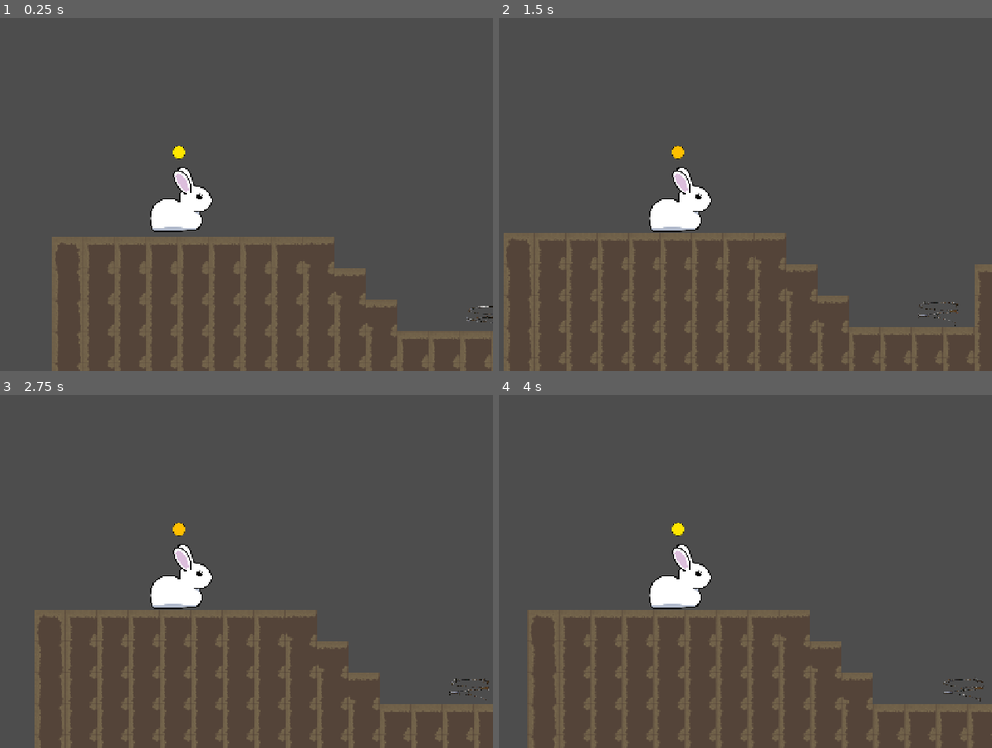
Above: before the commit, frames 1-4 (two rows, left to right).
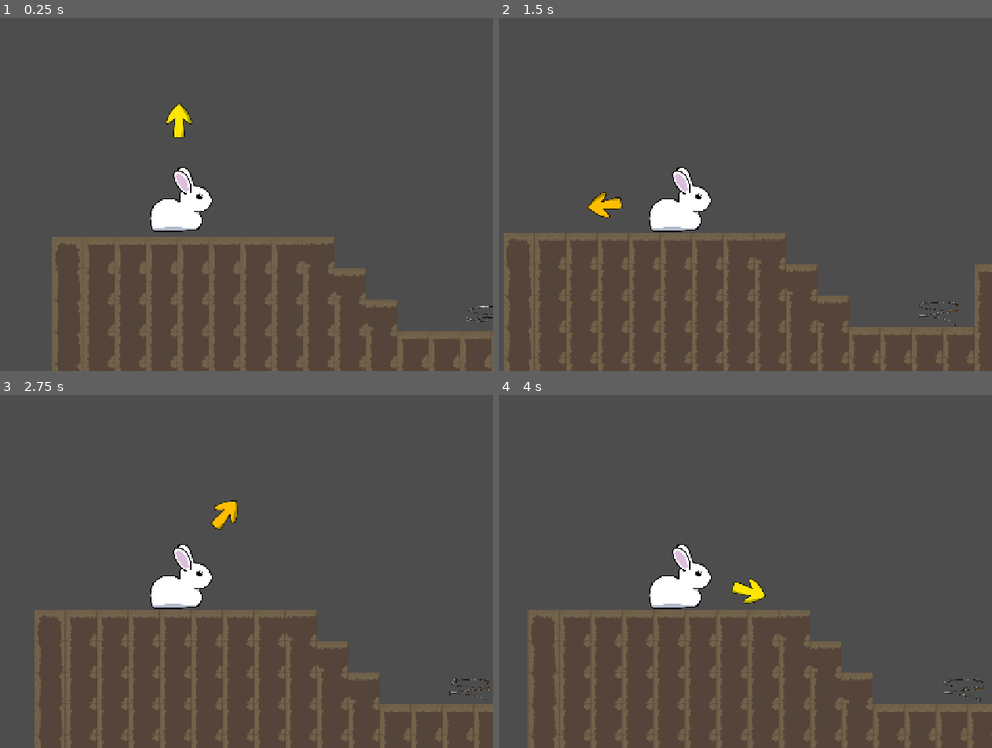
Above: after the commit, the same moments.

Repository: kaskadiia/haven-jam
Game: Godot game, scene res://scenes/game.tscn
Two runs of this game, one before a commit and one after it. Both use one fixed random seed, a clock stepped at 60 frames per second and the inputs below.
Inputs (mouse positions are in pixels of both pictures, inside the frame that each line leads up to):
- Up to frame 1 (0.25 s): no input
- Up to frame 2 (1.5 s): move the mouse to (814, 176) at 0.52 s; tap Z (charge) at 0.6, 1.35 s; click (814, 176) at 0.77 s; move the mouse to (553, 212) at 1.27 s
- Up to frame 3 (2.75 s): click (54, 589) at 1.52 s; move the mouse to (241, 493) at 2.02 s; tap Z (charge) at 2.1 s
- Up to frame 4 (4 s): move the mouse to (646, 642) at 2.77 s; tap Z (charge) at 2.85, 3.6 s; click (646, 642) at 3.02 s; move the mouse to (868, 624) at 3.52 s; click (868, 624) at 3.77 s

The runs differ from the first frame. In frame 1, 0.4% of the frame differs, in the area x 33-39%, y 24-40%; in frame 2, 0.4%, in the area x 17-38%, y 36-57%; in frame 3, 0.4%; in frame 4, 0.4%.

Commit message:
Update player.tscn

Diff:
--- a/scenes/player.tscn
+++ b/scenes/player.tscn
@@ -2,20 +2,11 @@
 
 [ext_resource type="Script" uid="uid://b4xrkuo0jo831" path="res://scripts/player.gd" id="1_g2els"]
 [ext_resource type="Texture2D" uid="uid://dcqb3815i83wb" path="res://assets/Bunny.png" id="2_g2els"]
+[ext_resource type="Texture2D" uid="uid://bji6qw6cnubyp" path="res://assets/Arrow.png" id="3_qhqgy"]
 
 [sub_resource type="CapsuleShape2D" id="CapsuleShape2D_rjr5b"]
 radius = 67.0
 height = 134.0
-
-[sub_resource type="Gradient" id="Gradient_g2els"]
-interpolation_mode = 1
-offsets = PackedFloat32Array(0, 0.56666666, 0.61333334)
-colors = PackedColorArray(1, 1, 1, 1, 0, 0, 0, 1, 1, 1, 1, 0)
-
-[sub_resource type="GradientTexture2D" id="GradientTexture2D_tgbg3"]
-gradient = SubResource("Gradient_g2els")
-fill = 1
-fill_from = Vector2(0.5, 0.5)
 
 [node name="Player" type="CharacterBody2D" unique_id=412430487]
 script = ExtResource("1_g2els")
@@ -26,11 +17,6 @@
 position = Vector2(2, 11)
 shape = SubResource("CapsuleShape2D_rjr5b")
 
-[node name="Indicator" type="Sprite2D" parent="." unique_id=1561414767]
-position = Vector2(0, -86)
-scale = Vector2(0.5, 0.5)
-texture = SubResource("GradientTexture2D_tgbg3")
-
 [node name="Sprite" type="Sprite2D" parent="." unique_id=371381960]
 scale = Vector2(0.2, 0.2)
 texture = ExtResource("2_g2els")
@@ -39,4 +25,8 @@
 position = Vector2(2, 11)
 shape = SubResource("CapsuleShape2D_rjr5b")
 
+[node name="Indicator" type="Sprite2D" parent="." unique_id=1525900056]
+scale = Vector2(0.75, 0.75)
+texture = ExtResource("3_qhqgy")
+
 [connection signal="area_entered" from="hitbox" to="." method="_on_hitbox_area_entered"]
